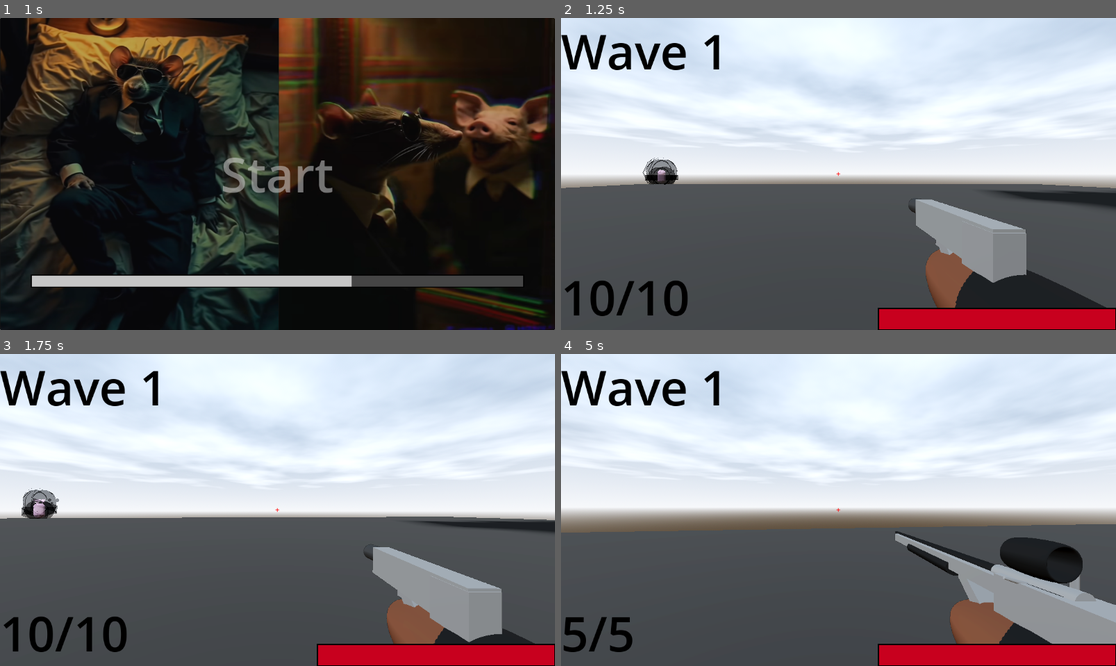
Above: before the commit, frames 1-4 (two rows, left to right).
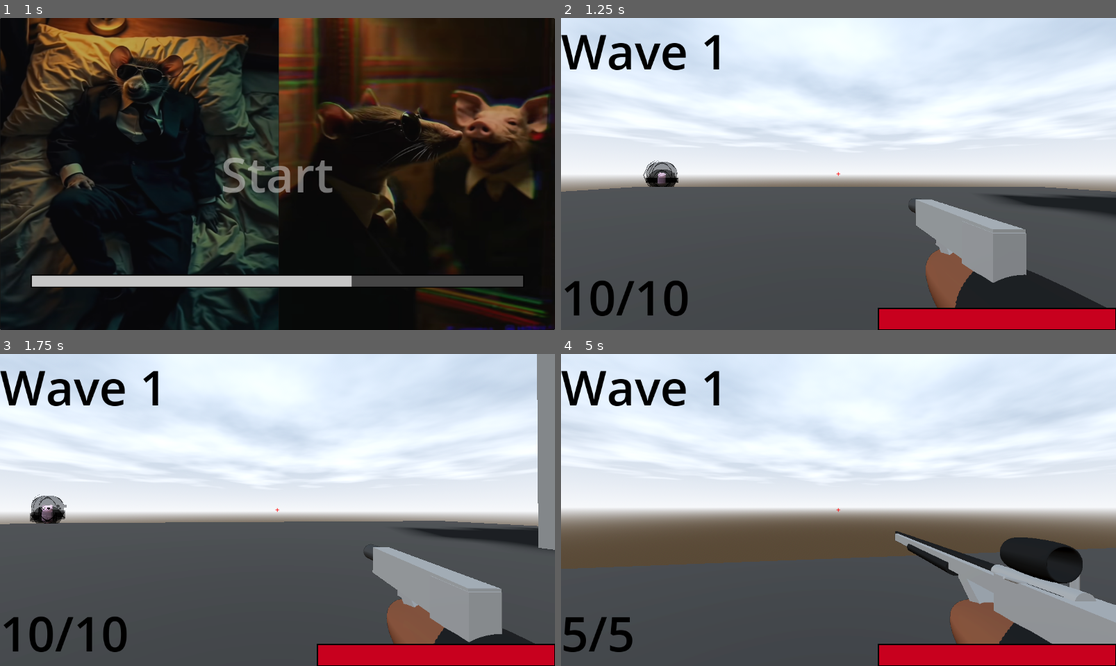
Above: after the commit, the same moments.

Repository: DylanFrenzy/The-Trials-and-Tribulations-of-Tim-Cheese
Game: Godot game, scene res://scenes/hud/start_screen.tscn
Same seed, same stepped clock (60 frames per second), same inputs: the game is played once before the commit and once after it. Sound files missing from this copy of the repository are replaced by a short silence.
Inputs (mouse positions are in pixels of both pictures, inside the frame that each line leads up to):
- Up to frame 1 (1 s): click "Start" at 0.5 s
- Up to frame 2 (1.25 s): no input
- Up to frame 3 (1.75 s): move the mouse to (305, 510) at 1.27 s; hold W (move_forward) from 1.28 s (still down); hold Space (jump) from 1.28 s (still down)
- Up to frame 4 (5 s): keep holding W (move_forward); move the mouse to (810, 510) at 2.02 s; release Space (jump) at 2.03 s; tap Mouse wheel up (change_weapon_scroll) at 2.1 s; tap Space (jump) at 2.27, 2.3, 2.57, 3.05, 3.77, 3.8, 4.07, 4.52, 4.55, 4.82 s; move the mouse to (849, 503) at 2.77 s; hold 1 (pistol_switch) 2.78-3.53 s; move the mouse to (832, 516) at 3.52 s; click (832, 516) at 3.6 s; move the mouse to (877, 513) at 4.27 s; hold 2 (sniper_switch) from 4.28 s (still down)

Frame 1 is identical in both runs. In frame 2, 1.9% of the frame differs, in the area x 0-100%, y 44-64%; in frame 3, 5.1%; in frame 4, 6.4%, in the area x 0-100%, y 54-69%.

Commit message:
new source like physics

Diff:
--- a/3d-project/scripts/character_body_3d.gd
+++ b/3d-project/scripts/character_body_3d.gd
@@ -3,9 +3,10 @@
 signal player_death
 
 @export var mouse_sensitivity := 0.1
-@export var move_speed := 5.0
-@export var jump_velocity := 4.5
+@export var move_speed := 7.0
+@export var jump_velocity := 6
 @export var health = 200
+@export var auto_jump = true;
 
 @onready var camera := $Camera3D
 @onready var GunCam = $Camera3D/SubViewportContainer/SubViewport/GunCam
@@ -13,11 +14,19 @@
 @onready var health_bar = get_parent().get_node("hud/HealthBar")
 @onready var hit_sounds = $HitSounds
 
+var target_velocity;
+var ground_accel = 14.0;
+var ground_decel = 10.0
+var ground_friction = 6.0
+var air_cap = 0.85
+var air_accel = 800
+var air_move_speed = 500;
+
 const  HEADBOB_MOVE_AMOUT = 0.06;
 const  HEADBOB_FREQUENCY = 2.4;
 var headbobTime = 0.0;
 
-var sniper_knockback_strength = 50;
+var sniper_knockback_strength = 20;
 var sniper_knockback_timer = 0;
 var sniper_knockbar_dir = Vector3.ZERO
 
@@ -54,30 +63,49 @@
 		sniper_knockbar_dir = camera.global_basis.z.normalized()
 		velocity = sniper_knockbar_dir * sniper_knockback_strength
 		sniper_knockback_timer -= delta
-		move_and_slide()
-		return
-	print(velocity.y)
-	sniper_knockbar_dir = Vector3.ZERO
-	GunCam.global_transform = camera.global_transform
+	else:
+		sniper_knockbar_dir = Vector3.ZERO
+		GunCam.global_transform = camera.global_transform
 
-	if not is_on_floor():
-		velocity.y -= gravity * delta
+		var input_dir = Input.get_vector("move_left", "move_right", "move_forward", "move_back").normalized()
+		target_velocity = (global_basis * Vector3(input_dir.x, 0, input_dir.y))
 
-	if Input.is_action_just_pressed("jump") and is_on_floor():
-		velocity.y = jump_velocity
+		if is_on_floor():
+			if Input.is_action_just_pressed("jump") || (auto_jump && Input.is_action_pressed("jump")):
+				velocity.y = jump_velocity
+			_handle_ground_phyics(delta)
+		else:
+			_handle_air_physics(delta)
 
-	var input_dir = Input.get_vector("move_left", "move_right", "move_forward", "move_back")
-	var direction = (transform.basis * Vector3(input_dir.x, 0, input_dir.y)).normalized()
+	move_and_slide()
 
-	if direction:
-		velocity.x = direction.x * move_speed
-		velocity.z = direction.z * move_speed
-	else:
-		velocity.x = move_toward(velocity.x, 0, move_speed)
-		velocity.z = move_toward(velocity.z, 0, move_speed)
+func _handle_ground_phyics(delta):
+	var current_speed_in_target_velocity = velocity.dot(target_velocity)
+	var speed_cap = min((move_speed * target_velocity).length(), move_speed)
+	var add_speed_till_cap = speed_cap - current_speed_in_target_velocity;
+	if add_speed_till_cap > 0:
+		var accel_speed = ground_accel * move_speed * delta
+		accel_speed = max(accel_speed, add_speed_till_cap)
+		velocity += accel_speed * target_velocity
+
+	if (velocity.length() <= 0): return;
+
+	var control = max(velocity.length(), ground_decel)
+	var drop = control * ground_friction * delta
+	var new_speed = max(velocity.length() - drop, 0.0)
+	new_speed /= velocity.length()
+	velocity *= new_speed
 	headbob_effect(delta)
 
-	move_and_slide()
+func _handle_air_physics(delta):
+	velocity.y -= gravity * delta
+	var current_speed_in_target_velocity = velocity.dot(target_velocity)
+	var speed_cap = min((air_move_speed * target_velocity).length(), air_cap)
+	var add_speed_till_cap = speed_cap - current_speed_in_target_velocity
+	if add_speed_till_cap > 0:
+		var accel_speed = air_move_speed * air_accel * delta
+		accel_speed = min(accel_speed, add_speed_till_cap)
+		velocity += accel_speed * target_velocity
 
 func headbob_effect(delta):
 	headbobTime += delta * velocity.length()
